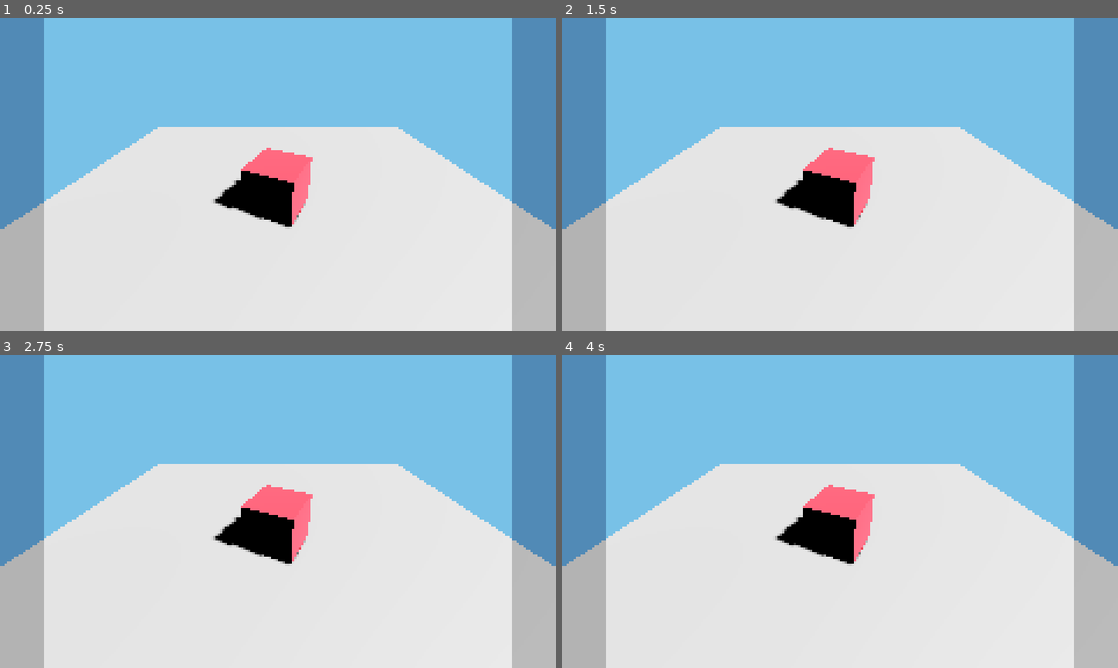
Above: before the commit, frames 1-4 (two rows, left to right).
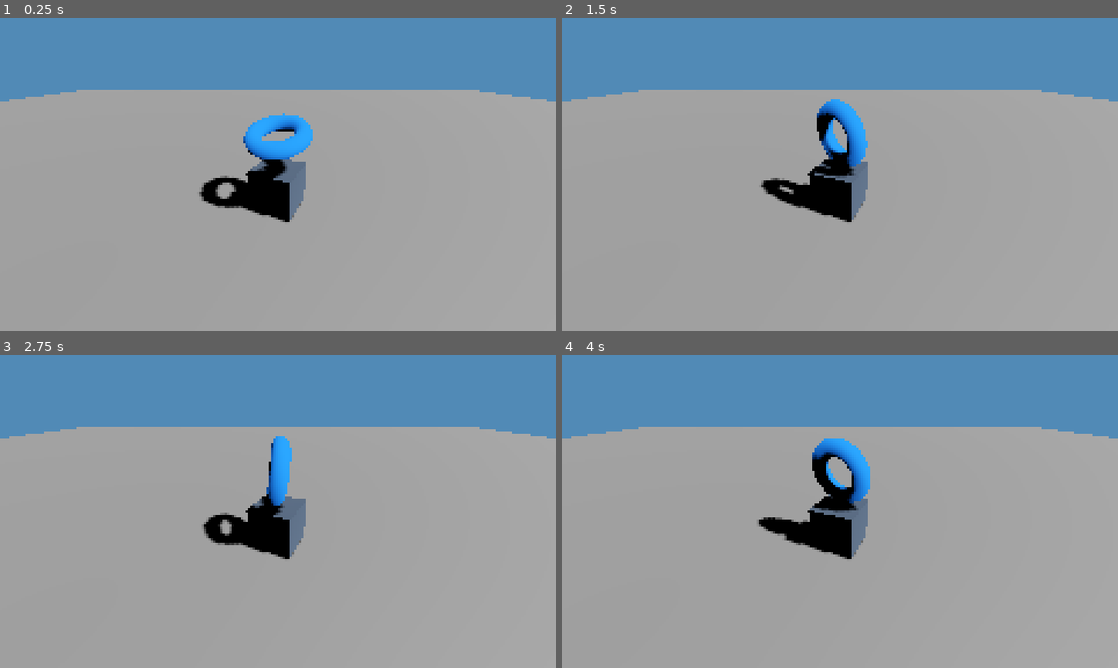
Above: after the commit, the same moments.

Repository: leopeltola/Godot-3d-pixelart-demo
Game: Godot game, scene res://demo.tscn
Two runs of this game, one before a commit and one after it. Both use one fixed random seed, a clock stepped at 60 frames per second and the inputs below.
Inputs:
- Up to frame 1 (0.25 s): no input
- Up to frame 2 (1.5 s): no input
- Up to frame 3 (2.75 s): no input
- Up to frame 4 (4 s): no input

The runs differ from the first frame. In frame 1, 89% of the frame differs, in the area x 0-100%, y 0-100%; in frame 2, 89%; in frame 3, 89%; in frame 4, 89%.

Commit message:
Working demo, normalOutline leaks a bit

Diff:
--- a/camera.tscn
+++ b/camera.tscn
@@ -3,6 +3,7 @@
 [ext_resource type="Shader" path="res://pixelart_outline.gdshader" id="1_k0ihu"]
 
 [sub_resource type="PlaneMesh" id="PlaneMesh_57txa"]
+size = Vector2(10, 10)
 
 [sub_resource type="ShaderMaterial" id="ShaderMaterial_kier4"]
 render_priority = 0
@@ -19,5 +20,6 @@
 
 [node name="Postprocess" type="MeshInstance3D" parent="."]
 transform = Transform3D(1, 0, 0, 0, -4.37114e-08, -1, 0, 1, -4.37114e-08, 0, 0, -0.873369)
+visible = false
 mesh = SubResource("PlaneMesh_57txa")
 surface_material_override/0 = SubResource("ShaderMaterial_kier4")
--- a/demo.tscn
+++ b/demo.tscn
@@ -1,43 +1,143 @@
-[gd_scene load_steps=6 format=3 uid="uid://djc2wirwhg3g"]
+[gd_scene load_steps=11 format=3 uid="uid://djc2wirwhg3g"]
 
 [ext_resource type="PackedScene" uid="uid://bljy5ug0s2n26" path="res://camera.tscn" id="1_nnx1f"]
 
 [sub_resource type="BoxMesh" id="BoxMesh_gg7it"]
 
-[sub_resource type="StandardMaterial3D" id="StandardMaterial3D_uyf7y"]
-albedo_color = Color(0.8, 0.176471, 0.227451, 1)
+[sub_resource type="StandardMaterial3D" id="StandardMaterial3D_r0a1b"]
+albedo_color = Color(0.294118, 0.356863, 0.439216, 1)
 
-[sub_resource type="PlaneMesh" id="PlaneMesh_rhvpp"]
+[sub_resource type="TorusMesh" id="TorusMesh_5f5u1"]
+
+[sub_resource type="StandardMaterial3D" id="StandardMaterial3D_lr1hu"]
+diffuse_mode = 3
+specular_mode = 1
+albedo_color = Color(0.14902, 0.517647, 1, 1)
+emission = Color(0.831373, 0.156863, 0.270588, 1)
+emission_energy_multiplier = 5.85
+
+[sub_resource type="BoxMesh" id="BoxMesh_sfxtu"]
+size = Vector3(10, 1, 10)
 
 [sub_resource type="Environment" id="Environment_t4b23"]
 background_mode = 1
 background_color = Color(0.317647, 0.541176, 0.713726, 1)
 ambient_light_source = 3
-ambient_light_sky_contribution = 0.2
+ambient_light_sky_contribution = 0.32
 reflected_light_source = 2
 tonemap_mode = 2
-tonemap_exposure = 1.34
+ssao_enabled = true
 ssil_enabled = true
 sdfgi_enabled = true
-sdfgi_cascades = 8
+
+[sub_resource type="Animation" id="Animation_b55y7"]
+resource_name = "loop"
+length = 10.0
+loop_mode = 1
+tracks/0/type = "bezier"
+tracks/0/imported = false
+tracks/0/enabled = true
+tracks/0/path = NodePath("Torus:rotation:x")
+tracks/0/interp = 1
+tracks/0/loop_wrap = true
+tracks/0/keys = {
+"handle_modes": PackedInt32Array(0, 0),
+"points": PackedFloat32Array(0, -0.25, 0, 0.25, 0, 12.5664, -0.25, 0, 0.25, 0),
+"times": PackedFloat32Array(0, 10)
+}
+tracks/1/type = "bezier"
+tracks/1/imported = false
+tracks/1/enabled = true
+tracks/1/path = NodePath("Torus:rotation:y")
+tracks/1/interp = 1
+tracks/1/loop_wrap = true
+tracks/1/keys = {
+"handle_modes": PackedInt32Array(0, 0),
+"points": PackedFloat32Array(0, -0.25, 0, 0.25, 0, 0, -0.25, 0, 0.25, 0),
+"times": PackedFloat32Array(0, 10)
+}
+tracks/2/type = "bezier"
+tracks/2/imported = false
+tracks/2/enabled = true
+tracks/2/path = NodePath("Torus:rotation:z")
+tracks/2/interp = 1
+tracks/2/loop_wrap = true
+tracks/2/keys = {
+"handle_modes": PackedInt32Array(0, 0),
+"points": PackedFloat32Array(0, -0.25, 0, 0.25, 0, 6.28319, -0.25, 0, 0.25, 0),
+"times": PackedFloat32Array(0, 10)
+}
+
+[sub_resource type="Animation" id="Animation_clmft"]
+length = 0.001
+tracks/0/type = "bezier"
+tracks/0/imported = false
+tracks/0/enabled = true
+tracks/0/path = NodePath("Torus:rotation:x")
+tracks/0/interp = 1
+tracks/0/loop_wrap = true
+tracks/0/keys = {
+"handle_modes": PackedInt32Array(0),
+"points": PackedFloat32Array(0, -0.25, 0, 0.25, 0),
+"times": PackedFloat32Array(0)
+}
+tracks/1/type = "bezier"
+tracks/1/imported = false
+tracks/1/enabled = true
+tracks/1/path = NodePath("Torus:rotation:y")
+tracks/1/interp = 1
+tracks/1/loop_wrap = true
+tracks/1/keys = {
+"handle_modes": PackedInt32Array(0),
+"points": PackedFloat32Array(0, -0.25, 0, 0.25, 0),
+"times": PackedFloat32Array(0)
+}
+tracks/2/type = "bezier"
+tracks/2/imported = false
+tracks/2/enabled = true
+tracks/2/path = NodePath("Torus:rotation:z")
+tracks/2/interp = 1
+tracks/2/loop_wrap = true
+tracks/2/keys = {
+"handle_modes": PackedInt32Array(0),
+"points": PackedFloat32Array(6.28319, -0.25, 0, 0.25, 0),
+"times": PackedFloat32Array(0)
+}
+
+[sub_resource type="AnimationLibrary" id="AnimationLibrary_y7lvy"]
+_data = {
+"RESET": SubResource("Animation_clmft"),
+"loop": SubResource("Animation_b55y7")
+}
 
 [node name="Demo" type="Node3D"]
 
 [node name="Camera" parent="." instance=ExtResource("1_nnx1f")]
-transform = Transform3D(1, 0, 0, 0, 0.852065, 0.523436, 0, -0.523436, 0.852065, -2.38419e-07, 2.29815, 3.32988)
+transform = Transform3D(1, 0, 0, 0, 0.878284, 0.47814, 0, -0.47814, 0.878284, -2.38419e-07, 2.53078, 4.03603)
 
 [node name="Cube" type="MeshInstance3D" parent="."]
 transform = Transform3D(0.907066, 0, -0.420988, 0, 1, 0, 0.420988, 0, 0.907066, 0, 0, 0)
 mesh = SubResource("BoxMesh_gg7it")
-surface_material_override/0 = SubResource("StandardMaterial3D_uyf7y")
+surface_material_override/0 = SubResource("StandardMaterial3D_r0a1b")
+
+[node name="Torus" type="MeshInstance3D" parent="."]
+transform = Transform3D(0.7, -1.22392e-07, 0, 1.22392e-07, 0.7, 0, 0, 0, 0.7, 0, 1.23979, 0)
+mesh = SubResource("TorusMesh_5f5u1")
+surface_material_override/0 = SubResource("StandardMaterial3D_lr1hu")
 
 [node name="DirectionalLight3D" type="DirectionalLight3D" parent="."]
 transform = Transform3D(0.492433, -0.592603, 0.637441, -0.114819, 0.681762, 0.722507, -0.862743, -0.428977, 0.26768, 0, 2.58754, 0)
 shadow_enabled = true
 
 [node name="Floor" type="MeshInstance3D" parent="."]
-transform = Transform3D(5, 0, 0, 0, 5, 0, 0, 0, 5, 0, -0.479686, 0)
-mesh = SubResource("PlaneMesh_rhvpp")
+transform = Transform3D(5, 0, 0, 0, 5, 0, 0, 0, 5, 0, -2.98063, 0)
+mesh = SubResource("BoxMesh_sfxtu")
 
 [node name="WorldEnvironment" type="WorldEnvironment" parent="."]
 environment = SubResource("Environment_t4b23")
+
+[node name="AnimationPlayer" type="AnimationPlayer" parent="."]
+autoplay = "loop"
+libraries = {
+"": SubResource("AnimationLibrary_y7lvy")
+}
--- a/pixelart_outline.gdshader
+++ b/pixelart_outline.gdshader
@@ -10,7 +10,20 @@
 uniform float smoothing_cutoff : hint_range(0, 1) = 0.1;
 uniform float smoothing_max : hint_range(0, 1) = 0.1;
 
+varying flat mat4 model_view_matrix;
+
+void vertex(){
+    // plane face camera (comment it, to use below)
+    model_view_matrix = VIEW_MATRIX * mat4(INV_VIEW_MATRIX[0], INV_VIEW_MATRIX[1], INV_VIEW_MATRIX[2], MODEL_MATRIX[3]);
+
+    // plane stay on place (uncommend only one of it (top^ or bottom this)
+    //model_view_matrix = CAMERA_MATRIX*MODELVIEW_MATRIX;
+
+}
+
 float linear_depth(in sampler2D depth_texture, in vec2 screen_uv, in mat4 inv_projection_matrix){
+//	Credit: https://godotshaders.com/shader/depth-modulated-pixel-outline-in-screen-space/
+
 	// get raw depth, this is not a linear value in godot 4.0 vulkan rendering
 	float raw_depth = texture(depth_texture, screen_uv)[0];
 
@@ -27,11 +40,66 @@
 	return -view_space.z;
 }
 
-float abs_diff(float depth_a, float depth_b){
-	return abs(abs(depth_a)-abs(depth_b));
+vec3 getPos(float depth, mat4 mvm, mat4 ipm, vec2 suv, mat4 wm, mat4 icm){
+  vec4 pos = inverse(mvm) * ipm * vec4((suv * 2.0 - 1.0), depth * 2.0 - 1.0, 1.0);
+  pos.xyz /= (pos.w+0.0001*(1.-abs(sign(pos.w))));
+  return (pos*icm).xyz+wm[3].xyz;
 }
 
+vec3 computeNormalImproved( sampler2D depth_tx, mat4 mvm, mat4 ipm, vec2 suv, mat4 wm, mat4 icm, vec2 iResolution) {
+    vec2 e = vec2(1./iResolution);
+//    float c0 = texture(depth_tx,suv).r;
+    float c0 = linear_depth(depth_tx, suv, ipm);
+//    float l2 = texture(depth_tx,suv-vec2(2,0)*e).r;
+    float l2 = linear_depth(depth_tx, suv-vec2(2,0)*e, ipm);
+    float r1 = linear_depth(depth_tx, suv+vec2(1,0)*e, ipm);
+    float l1 = linear_depth(depth_tx, suv-vec2(1,0)*e, ipm);
+    float r2 = linear_depth(depth_tx, suv+vec2(2,0)*e, ipm);
+    float b2 = linear_depth(depth_tx, suv-vec2(0,2)*e, ipm);
+    float b1 = linear_depth(depth_tx, suv-vec2(0,1)*e, ipm);
+    float t1 = linear_depth(depth_tx, suv+vec2(0,1)*e, ipm);
+    float t2 = linear_depth(depth_tx, suv+vec2(0,2)*e, ipm);
 
+    float dl = abs(l1*l2/(2.0*l2-l1)-c0);
+    float dr = abs(r1*r2/(2.0*r2-r1)-c0);
+    float db = abs(b1*b2/(2.0*b2-b1)-c0);
+    float dt = abs(t1*t2/(2.0*t2-t1)-c0);
+
+    vec3 ce = getPos(c0, mvm, ipm, suv, wm, icm);
+
+    vec3 dpdx = (dl<dr) ?  ce-getPos(l1, mvm, ipm, suv-vec2(1,0)*e, wm, icm) :
+                          -ce+getPos(r1, mvm, ipm, suv+vec2(1,0)*e, wm, icm) ;
+    vec3 dpdy = (db<dt) ?  ce-getPos(b1, mvm, ipm, suv-vec2(0,1)*e, wm, icm) :
+                          -ce+getPos(t1, mvm, ipm, suv+vec2(0,1)*e, wm, icm) ;
+
+    return normalize(cross(dpdx,dpdy));
+}
+
+vec3 computeNormalNaive( sampler2D depth_tx, mat4 mvm, mat4 ipm, vec2 suv, mat4 wm, mat4 icm, vec2 iResolution) {
+//    vec2 e = vec2(1./iResolution);
+//    vec3 l1 = getPos(linear_depth(depth_tx, suv-vec2(1,0)*e, ipm) ,mvm, ipm, suv-vec2(1,0)*e, wm, icm);
+//    vec3 r1 = getPos(linear_depth(depth_tx, suv+vec2(1,0)*e, ipm) ,mvm, ipm, suv+vec2(1,0)*e, wm, icm);
+//    vec3 t1 = getPos(linear_depth(depth_tx, suv+vec2(0,1)*e, ipm) ,mvm, ipm, suv+vec2(0,1)*e, wm, icm);
+//    vec3 b1 = getPos(linear_depth(depth_tx, suv-vec2(0,1)*e, ipm) ,mvm, ipm, suv-vec2(0,1)*e, wm, icm);
+//    vec3 dpdx = r1-l1;
+//    vec3 dpdy = t1-b1;
+//    return normalize(cross(dpdx,dpdy));
+//
+//    alternative
+//	float d = texture(depth_tx, suv).x;
+	float d = linear_depth(depth_tx, suv, ipm);
+	d = d / 2.;
+    vec3 pos = getPos(d,mvm, ipm, suv, wm, icm);
+    return normalize(cross(dFdx(pos),dFdy(pos)));
+}
+
+float normalIndicator(vec3 normalEdgeBias, vec3 baseNormal, vec3 newNormal, float depthDiff) {
+	float normalDiff = dot(baseNormal - newNormal, normalEdgeBias);
+	float normalIndicator = clamp(smoothstep(-.01, .01, normalDiff), 0.0, 1.0);
+	// only the shallower pixel
+	float depthIndicator = clamp(sign(depthDiff * .25 + .0025), 0.0, 1.0);
+	return (1.0 - dot(baseNormal, newNormal)) * depthIndicator * normalIndicator;
+}
 
 void fragment() {
 	float d = linear_depth(DEPTH_TEXTURE, SCREEN_UV, INV_PROJECTION_MATRIX);
@@ -51,19 +119,48 @@
 	diff += clamp(dd - d, 0., 1.);
 	diff += clamp(dr - d, 0., 1.);
 	diff += clamp(dl - d, 0., 1.);
-	diff = smoothstep(0.15, 0.7, diff);
+	diff = smoothstep(0.2, 0.3, diff);
+	float depthOutline = diff;
+
+
+//	ALBEDO = computeNormalNaive(DEPTH_TEXTURE, model_view_matrix, INV_PROJECTION_MATRIX, SCREEN_UV, MODEL_MATRIX, VIEW_MATRIX, VIEWPORT_SIZE.xy);
+//	ALBEDO = computeNormalImproved(DEPTH_TEXTURE, model_view_matrix, INV_PROJECTION_MATRIX, SCREEN_UV, MODEL_MATRIX, VIEW_MATRIX, VIEWPORT_SIZE.xy);
+
+	float depthVisual = clamp(d / 50., 0., 1.);
+//	ALBEDO = vec3(depthVisual);
+
+//	Normal outline
+	vec2 e = vec2(1./VIEWPORT_SIZE.xy);
+	vec3 normal = computeNormalImproved(DEPTH_TEXTURE, model_view_matrix, INV_PROJECTION_MATRIX, SCREEN_UV, MODEL_MATRIX, VIEW_MATRIX, VIEWPORT_SIZE.xy);
+	vec3 nu = computeNormalImproved(DEPTH_TEXTURE, model_view_matrix, INV_PROJECTION_MATRIX, SCREEN_UV+vec2(0, 1)*e, MODEL_MATRIX, VIEW_MATRIX, VIEWPORT_SIZE.xy);
+	vec3 nr = computeNormalImproved(DEPTH_TEXTURE, model_view_matrix, INV_PROJECTION_MATRIX, SCREEN_UV+vec2(1, 0)*e, MODEL_MATRIX, VIEW_MATRIX, VIEWPORT_SIZE.xy);
+	vec3 nd = computeNormalImproved(DEPTH_TEXTURE, model_view_matrix, INV_PROJECTION_MATRIX, SCREEN_UV+vec2(0, -1)*e, MODEL_MATRIX, VIEW_MATRIX, VIEWPORT_SIZE.xy);
+	vec3 nl = computeNormalImproved(DEPTH_TEXTURE, model_view_matrix, INV_PROJECTION_MATRIX, SCREEN_UV+vec2(-1, 0)*e, MODEL_MATRIX, VIEW_MATRIX, VIEWPORT_SIZE.xy);
+	float depthDiff = d;
+	vec3 normalEdgeBias = vec3(1., 1., 1.);
+
+	float normalOutline = 0.;
+	normalOutline += normalIndicator(normalEdgeBias, normal, nu, depthDiff);
+	normalOutline += normalIndicator(normalEdgeBias, normal, nr, depthDiff);
+	normalOutline += normalIndicator(normalEdgeBias, normal, nd, depthDiff);
+	normalOutline += normalIndicator(normalEdgeBias, normal, nl, depthDiff);
+	normalOutline = smoothstep(0.2, 0.8, normalOutline);
+
+//	Debugging stuff
+//	float combinedOutline = normalOutline + depthOutline;
+//	float bothOutline = normalOutline + depthOutline - 1.;
+//
+//	ALBEDO = vec3(combinedOutline);
+
+//	Coloring based on the outlines
+
 
 	vec3 original = texture(SCREEN_TEXTURE, SCREEN_UV).rgb;
-	vec3 outline = mix(outline_color.rgb, original, .5);
-	ALBEDO = mix(original, outline.rgb, diff);
+	vec3 highlightColor = mix(original, vec3(1.), .03);
+	vec3 shadowColor = mix(original, vec3(0.), .4);
+	vec3 final = original;
+	final = mix(final, highlightColor, normalOutline);
+	final = mix(final, shadowColor, depthOutline);
+	ALBEDO = final;
 
-//	ALBEDO = vec3(diff);
-
-//	ALPHA = smoothstep(smoothing_cutoff, max(smoothing_cutoff, smoothing_max), ALPHA);
-//
-//	// apply the alpha from the outline color as well
-//	ALPHA *= outline_color.a;
-//
-//	// clamp the outline color to remove artifacts
-//	ALPHA = clamp(ALPHA, 0.0, 1.0);
 }
--- a/project.godot
+++ b/project.godot
@@ -21,6 +21,7 @@
 window/size/viewport_height=135
 window/size/window_width_override=960
 window/size/window_height_override=540
+window/vsync/vsync_mode=0
 window/stretch/mode="viewport"
 
 [rendering]
